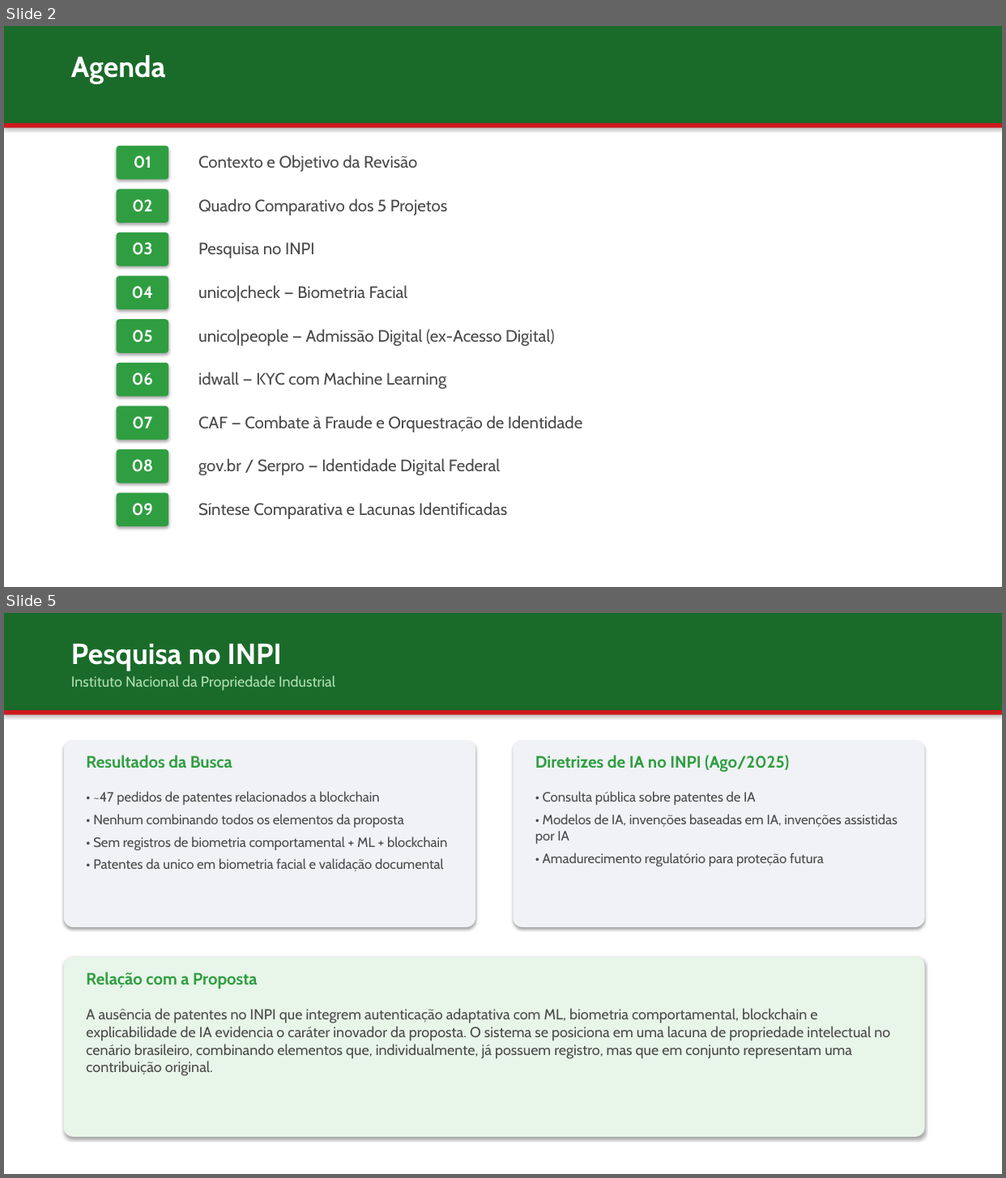
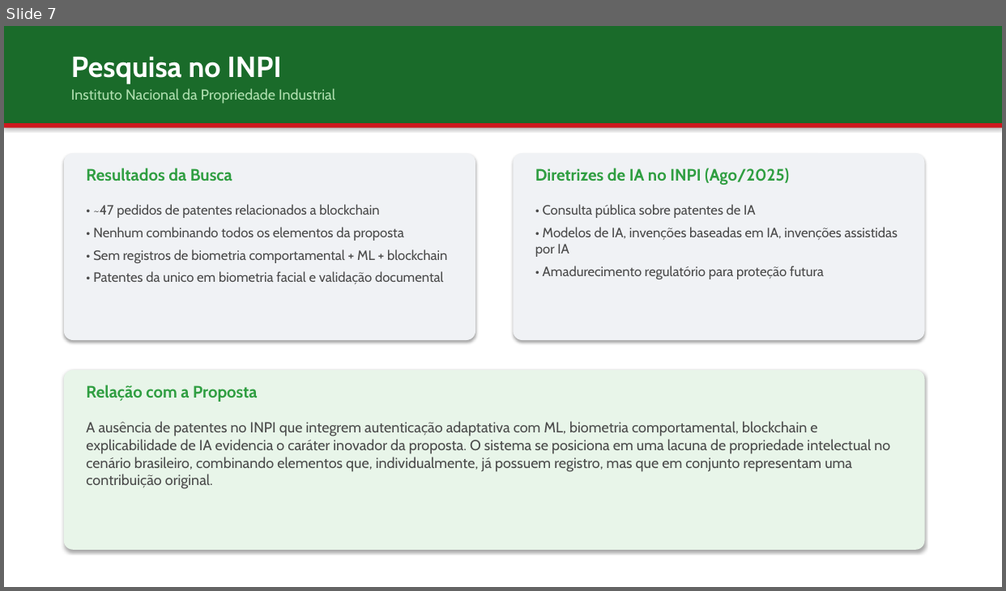
Before and after one commit to jgbcientista/gestao-autonomo, a slide deck: docs/trabalhos-relacionados.pptx. Shown one above the other, each under a label of ours: slides 2 and 5 before the commit, slide 7 after it; the slides between them are not shown. The pictures are 1006x1178 and 1006x591 pixels, drawn with LibreOffice and Linux fonts; fonts in the diff are those of the drawing. Boxes give left, top, right and bottom in pixels: in the first picture for what was removed or moved away, otherwise in the second. Text is boxed around its words. In the diff, an @@ line names an element or a change of style, - is before the commit and + after.

```diff
--- a/docs/trabalhos-relacionados.pptx
+++ b/docs/trabalhos-relacionados.pptx
@@ slide 2 removed at (4, 26, 1002, 587), background #FFFFFF @@
@@ rectangle removed at (4, 26, 1002, 123) @@
@@ text removed at (71, 55, 166, 84) @@
-Agenda
@@ rectangle removed at (4, 123, 1002, 128) @@
@@ rounded rectangle removed at (117, 146, 168, 179) @@
@@ text removed at (134, 156, 151, 169) @@
-01
@@ text removed at (198, 155, 417, 172) @@
-Contexto e Objetivo da Revisão
@@ rounded rectangle removed at (117, 189, 168, 223) @@
@@ text removed at (132, 199, 152, 212) @@
-02
@@ text removed at (198, 199, 447, 216) @@
-Quadro Comparativo dos 5 Projetos
@@ rounded rectangle removed at (117, 233, 168, 267) @@
@@ text removed at (132, 242, 152, 255) @@
-03
@@ text removed at (198, 242, 315, 258) @@
-Pesquisa no INPI
@@ rounded rectangle removed at (117, 276, 168, 310) @@
@@ text removed at (132, 286, 153, 299) @@
-04
@@ text removed at (198, 285, 408, 302) @@
-unico|check — Biometria Facial
@@ rounded rectangle removed at (117, 319, 168, 353) @@
@@ text removed at (132, 330, 152, 343) @@
-05
@@ text removed at (198, 329, 555, 346) @@
-unico|people — Admissão Digital (ex-Acesso Digital)
@@ rounded rectangle removed at (117, 363, 168, 396) @@
@@ text removed at (132, 373, 153, 386) @@
-06
@@ text removed at (198, 372, 446, 389) @@
-idwall — KYC com Machine Learning
@@ rounded rectangle removed at (117, 407, 168, 440) @@
@@ text removed at (132, 416, 152, 429) @@
-07
@@ text removed at (198, 416, 582, 433) @@
-CAF — Combate à Fraude e Orquestração de Identidade
@@ rounded rectangle removed at (117, 450, 168, 484) @@
@@ text removed at (132, 459, 154, 472) @@
-08
@@ text removed at (198, 459, 500, 476) @@
-gov.br / Serpro — Identidade Digital Federal
@@ rounded rectangle removed at (117, 493, 168, 527) @@
@@ text removed at (132, 503, 153, 516) @@
-09
@@ text removed at (198, 502, 507, 519) @@
-Síntese Comparativa e Lacunas Identificadas
@@ what was slide 5 is now slide 7 @@
```
Also in this commit, not shown: 5 slides changed, 4 slides added, 6 other slides removed.
